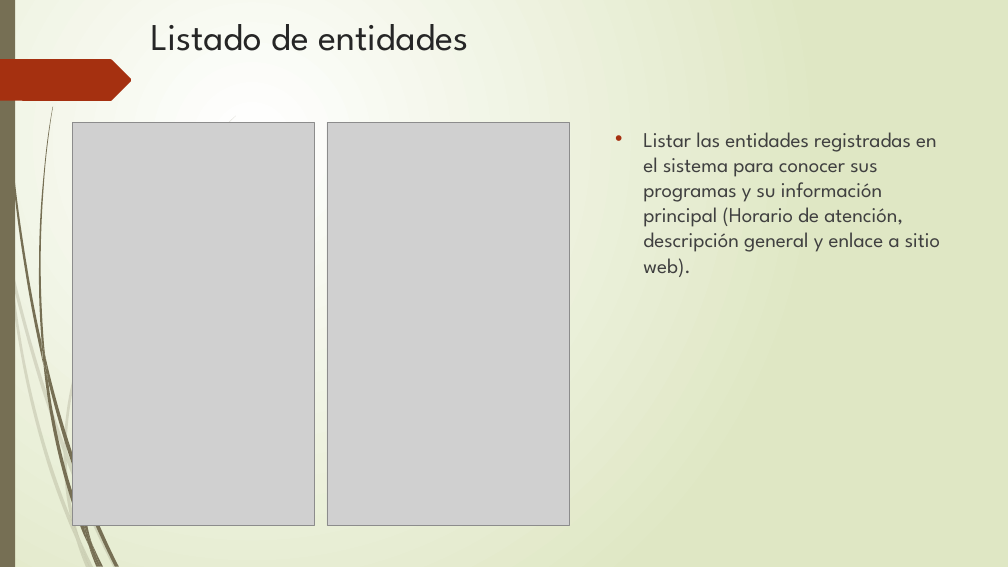
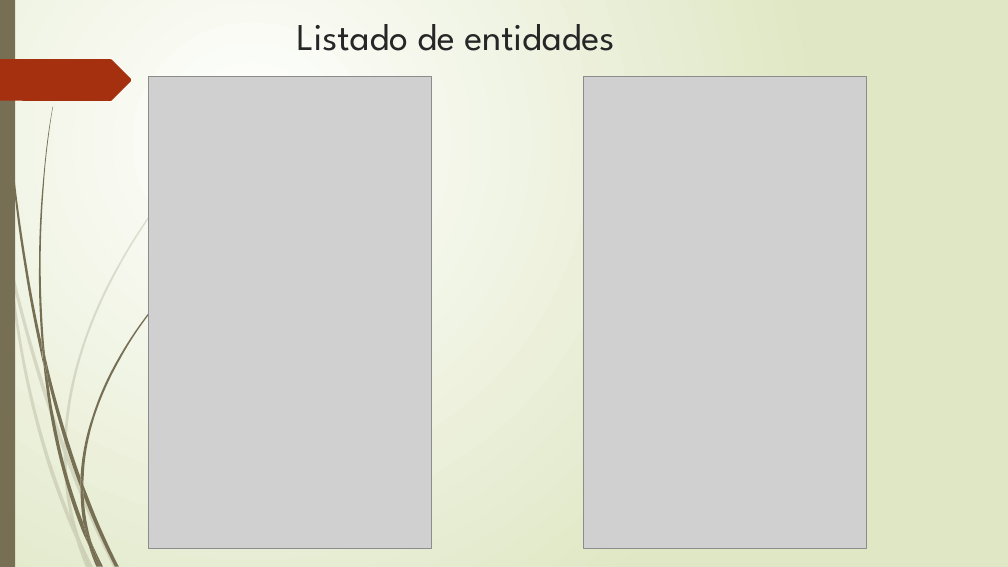
Before and after one commit to anfesmo/Oferta_Institucional, a slide deck: slide 8 of Presentación1.pptx (slide 5 before the commit). Drawn at 1008x567 pixels with LibreOffice and Linux fonts; fonts in the diff are those of the drawing; grey boxes stand for pictures. Boxes give left, top, right and bottom in pixels: in the first picture for what was removed or moved away, otherwise in the second. Text is boxed around its words. In the diff, an @@ line names an element or a change of style, - is before the commit and + after.

```diff
--- a/Presentación1.pptx
+++ b/Presentación1.pptx
@@ title "Listado de entidades" moved from (x1=151, y1=24, x2=468, y2=51) to (x1=297, y1=24, x2=614, y2=51) @@
@@ picture resized from (x1=73, y1=123, x2=315, y2=526) to (x1=148, y1=76, x2=432, y2=548) @@
@@ picture resized from (x1=327, y1=123, x2=569, y2=526) to (x1=583, y1=76, x2=867, y2=548) @@
@@ text removed at (x1=643, y1=132, x2=940, y2=277) @@
-• Listar las entidades registradas en el sistema para conocer sus programas y su información principal (Horario de atención, descripción general y enlace a sitio web).
@@ freeform shape added at (x1=80, y1=260, x2=197, y2=485), fill #766F54 @@
@@ freeform shape added at (x1=80, y1=477, x2=83, y2=496), fill #766F54 @@
```
Also in this commit, not shown: 5 other slides changed, 6 slides added, 3 slides removed, 1 other file.
